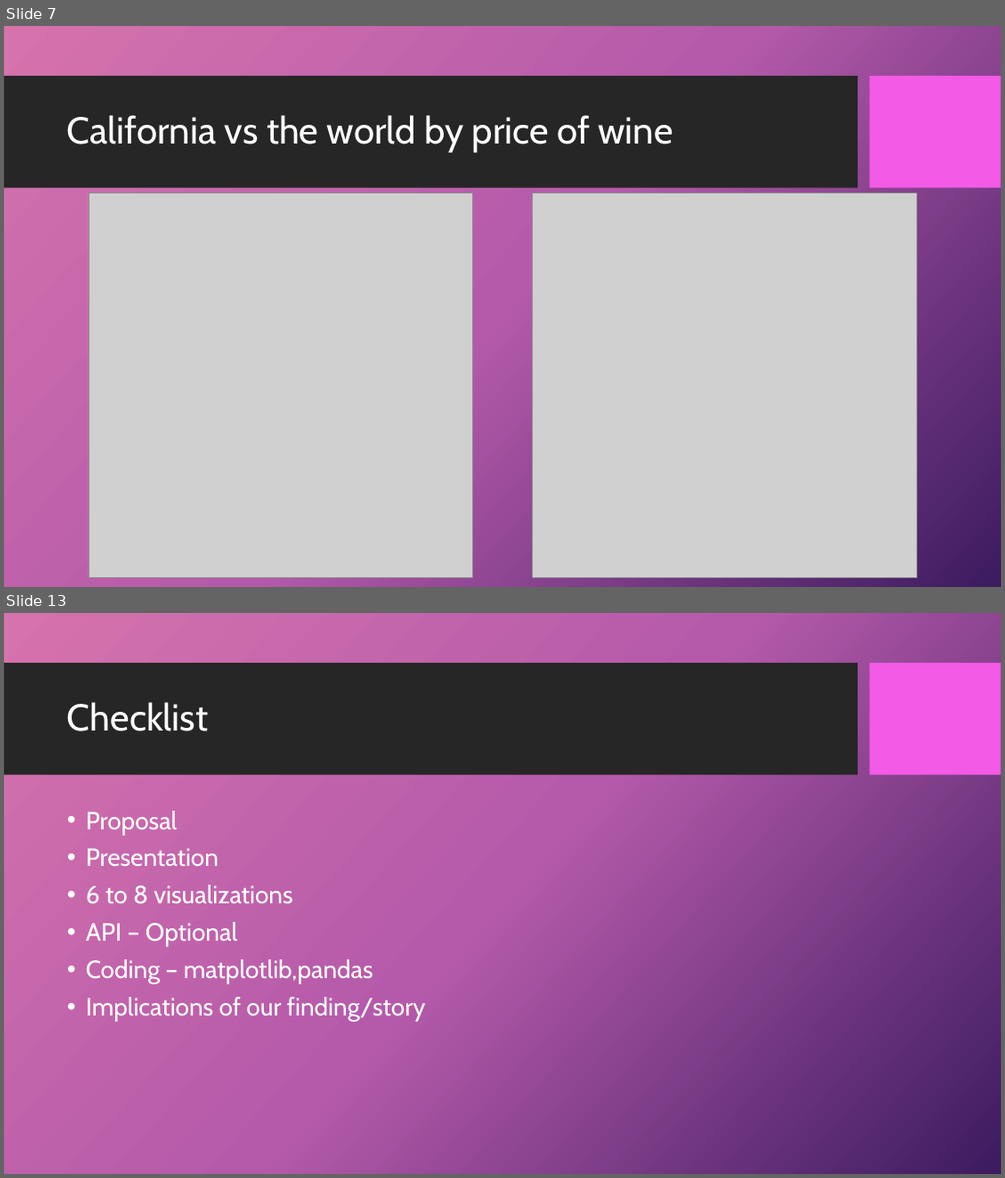
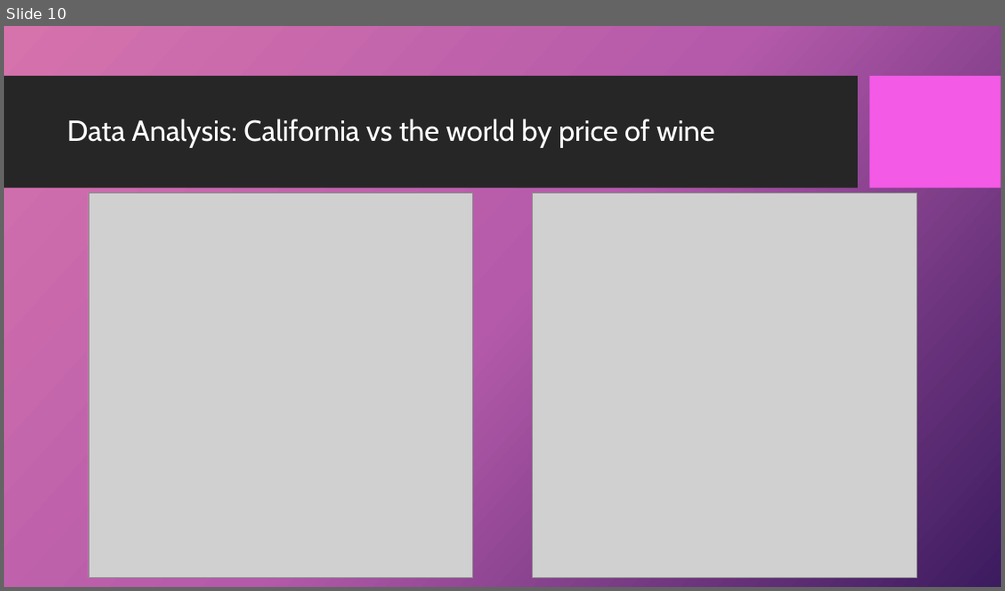
Before and after one commit to 4Reference/Project1, a slide deck: Data Science_Project 1_Group2.pptx. Shown one above the other, each under a label of ours: slides 7 and 13 before the commit, slide 10 after it; the slides between them are not shown. The pictures are 1005x1178 and 1005x591 pixels, drawn with LibreOffice and Linux fonts; fonts in the diff are those of the drawing; grey boxes stand for pictures; background and template pictures are left out. Boxes give left, top, right and bottom in pixels: in the first picture for what was removed or moved away, otherwise in the second. Text is boxed around its words. In the diff, an @@ line names an element or a change of style, - is before the commit and + after.

```diff
--- a/Data Science_Project 1_Group2.pptx
+++ b/Data Science_Project 1_Group2.pptx
@@ slide 13 removed at (4, 613, 1001, 1174), background picture (left out); not listed: 2 template elements that a slide beside it also shows @@
@@ title removed at (67, 702, 208, 731) @@
-Checklist
@@ text removed at (86, 811, 426, 1022) @@
-• Proposal
-• Presentation
-• 6 to 8 visualizations
-• API – Optional
-• Coding – matplotlib,pandas
-• Implications of our finding/story
@@ what was slide 7 is now slide 10 @@
@@ slide 10 changed as well @@
@@ title at (67, 119, 715, 148): text changed; size 36 to 28 pt @@
-California vs the world by price of wine
+Data Analysis: California vs the world by price of wine
```
Also in this commit, not shown: 5 other slides changed, 10 slides added, 6 other slides removed.
